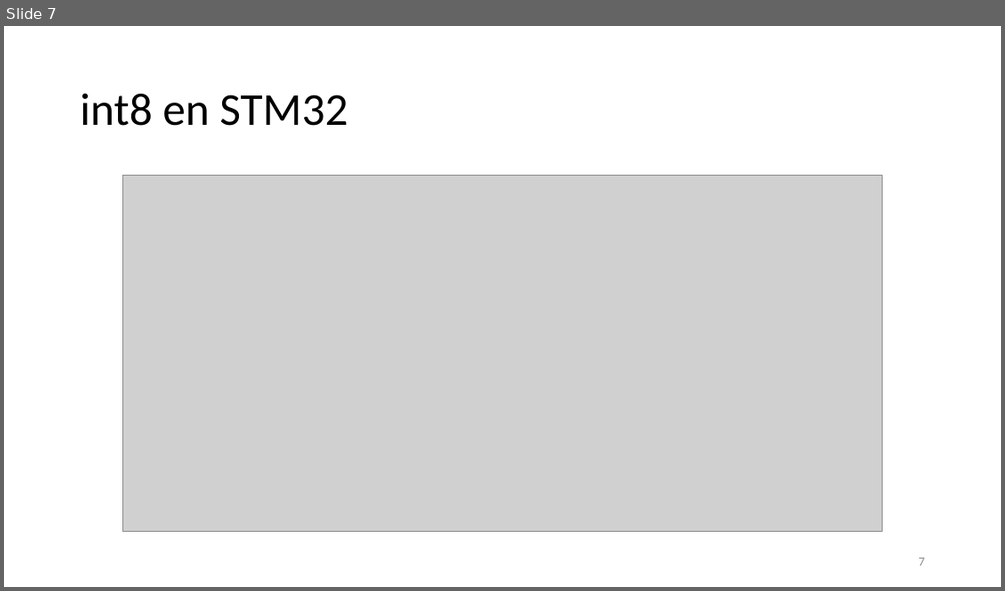
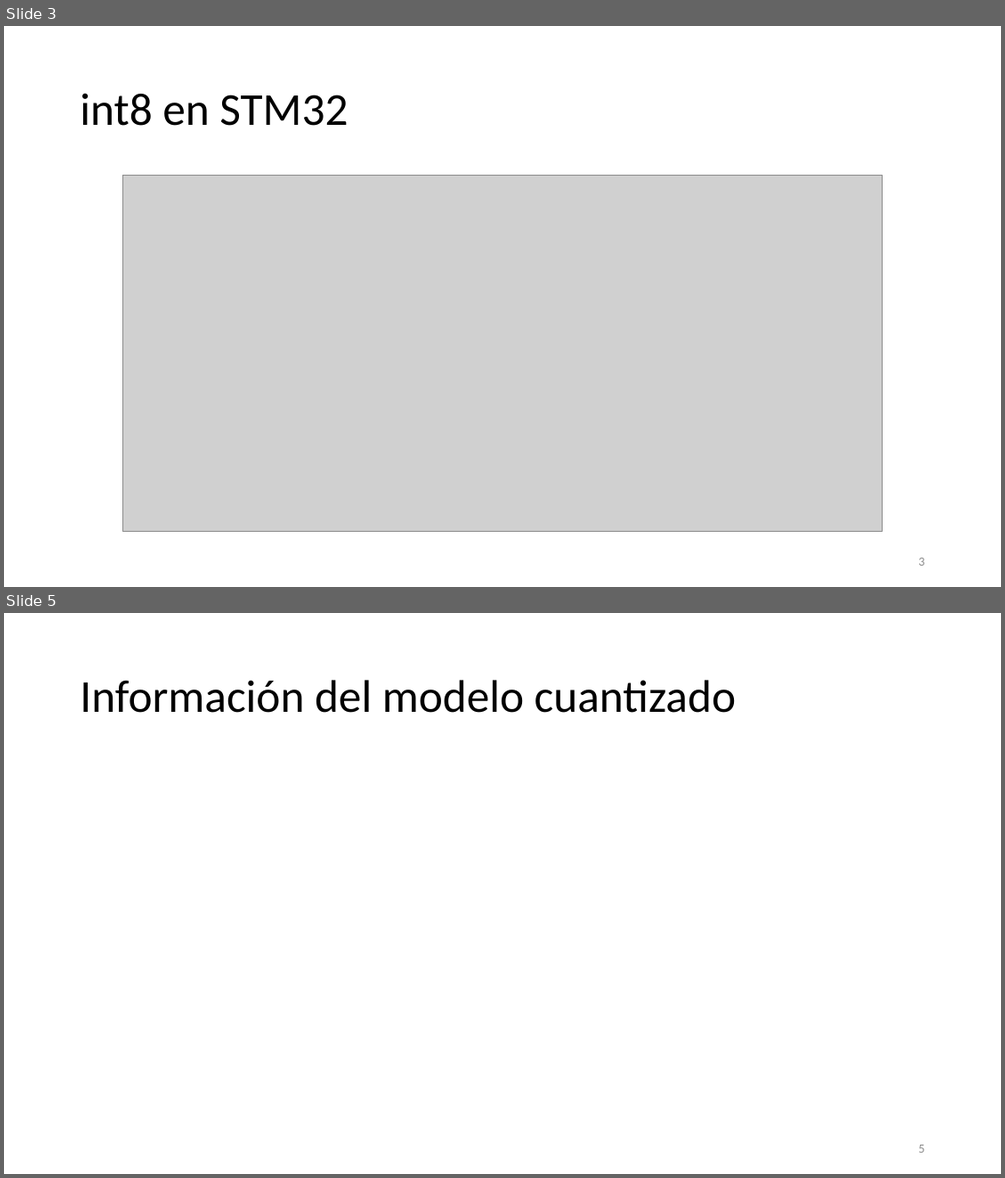
Before and after one commit to Daivd093/EdgeAI4BionicControl, a slide deck: Edge Computing para Control Biónico con Señales Cerebrales.pptx. Shown one above the other, each under a label of ours: slide 7 before the commit, slides 3 and 5 after it; the slides between them are not shown. The pictures are 1005x591 and 1005x1178 pixels, drawn with LibreOffice and Linux fonts; fonts in the diff are those of the drawing; grey boxes stand for pictures. Boxes give left, top, right and bottom in pixels: in the first picture for what was removed or moved away, otherwise in the second. Text is boxed around its words. In the diff, an @@ line names an element or a change of style, - is before the commit and + after.

```diff
--- a/Edge Computing para Control Biónico con Señales Cerebrales.pptx
+++ b/Edge Computing para Control Biónico con Señales Cerebrales.pptx
@@ slide 5 added at bbox=[4, 613, 1001, 1174], background #FFFFFF @@
@@ title added at bbox=[80, 680, 736, 713], 44 pt, text #000000 @@
+Información del modelo cuantizado
@@ page number added at bbox=[918, 1144, 924, 1152], 12 pt, text #8C8C8C @@
+5
@@ what was slide 7 is now slide 3 @@
@@ page number at bbox=[918, 557, 924, 565]: text changed @@
-7
+3
```
Also in this commit, not shown: 4 other slides added, 8 slides removed, 5 other files.
